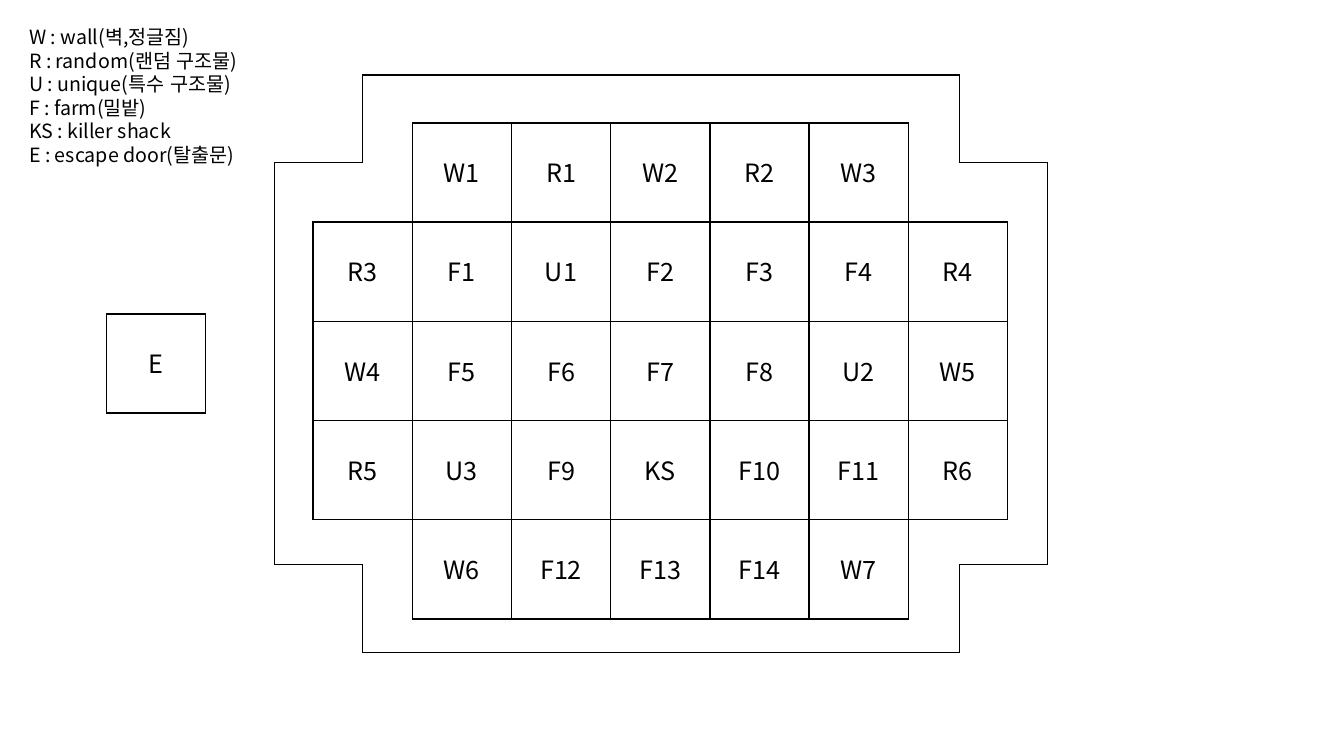
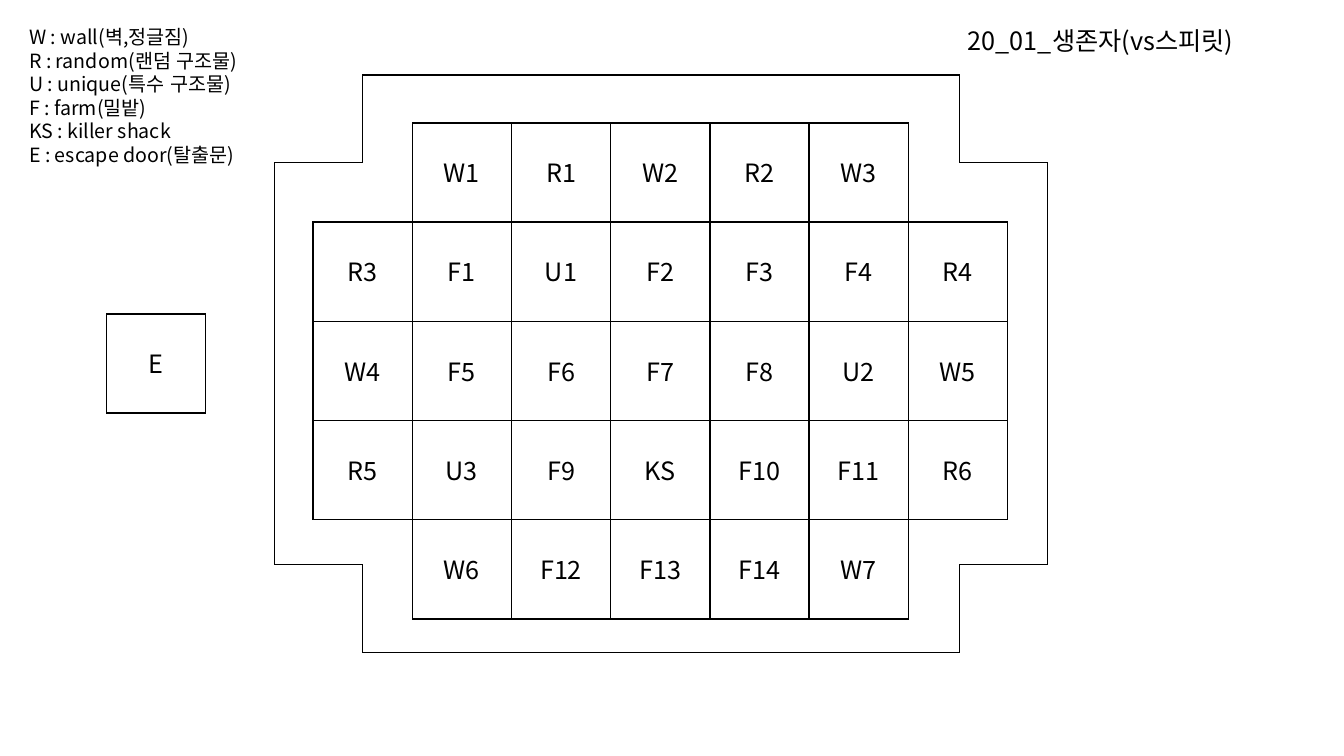
Before and after one commit to Bumizi/Thesis, a slide deck: slide 8 of DBD 분석/맵 분석/3. 콜드윈드 농장(★)/3. 썩은 들판(★)/종합.pptx. Drawn at 1344x756 pixels with LibreOffice and Linux fonts; fonts in the diff are those of the drawing. Boxes give left, top, right and bottom in pixels: in the first picture for what was removed or moved away, otherwise in the second. Text is boxed around its words. In the diff, an @@ line names an element or a change of style, - is before the commit and + after.

```diff
--- a/DBD 분석/맵 분석/3. 콜드윈드 농장(★)/3. 썩은 들판(★)/종합.pptx
+++ b/DBD 분석/맵 분석/3. 콜드윈드 농장(★)/3. 썩은 들판(★)/종합.pptx
@@ text added at box(968, 29, 1233, 55), 18 pt, text #000000 @@
+20_01_생존자(vs스피릿)
```
Also in this commit, not shown: 1 slide added, 1 other file.
